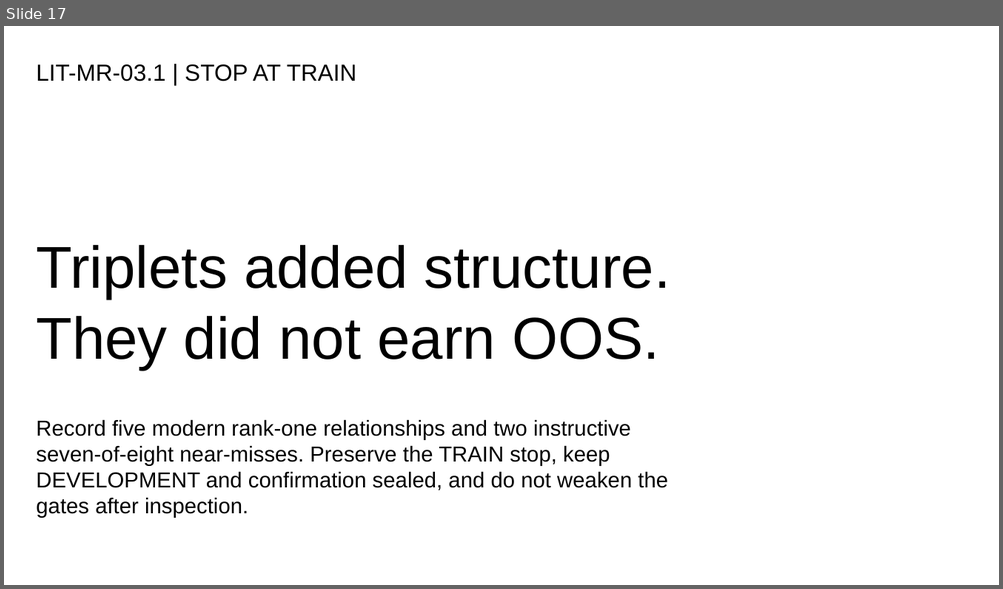
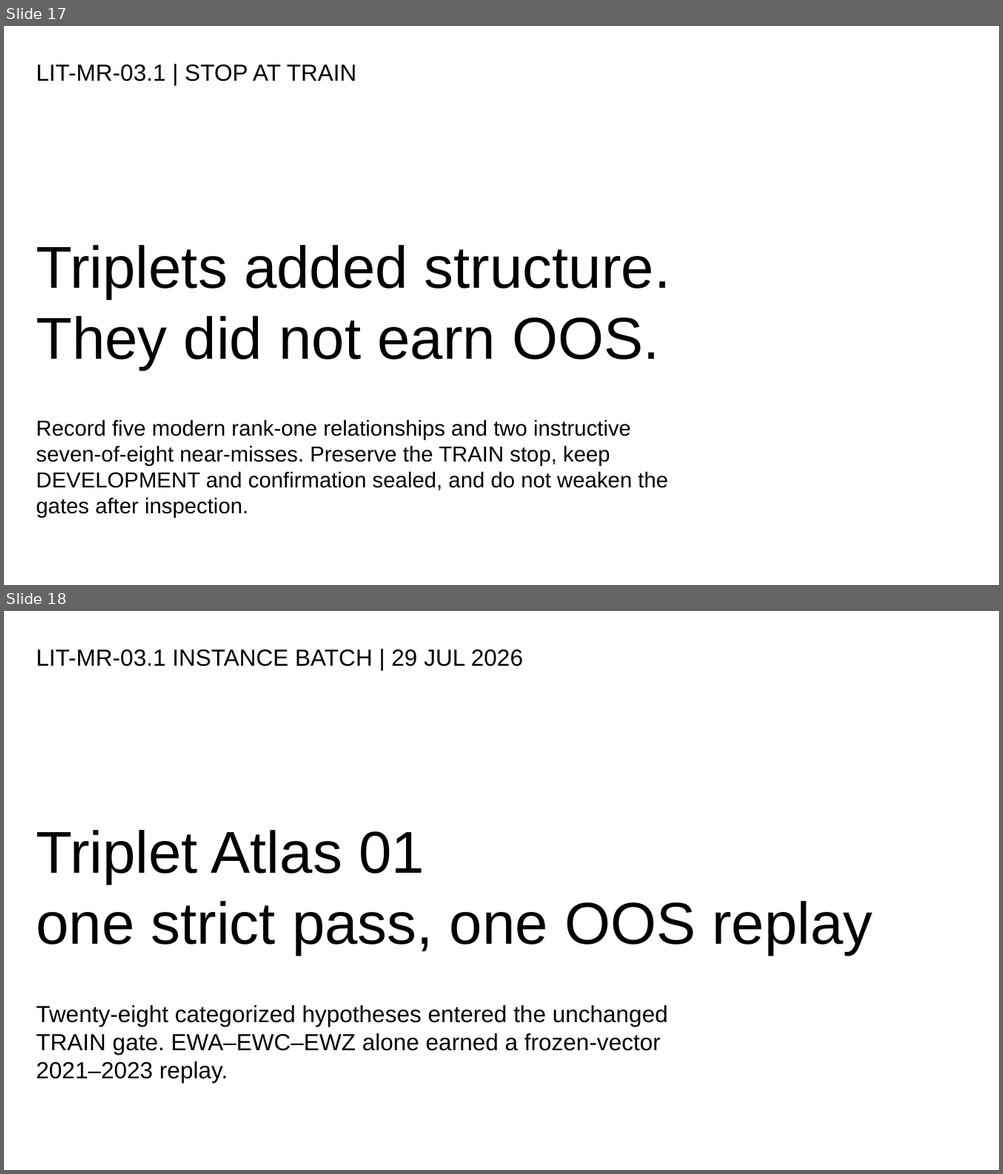
Before and after one commit to Francisc0Franc0/Time-Series-Modeling-Gen5, a slide deck: presentations/gen5_lit_mr_03_1_johansen_triplets_evidence.pptx. Shown one above the other, each under a label of ours: slide 17 before the commit, slides 17 and 18 after it. The pictures are 1003x589 and 1003x1174 pixels, drawn with LibreOffice and Linux fonts; fonts in the diff are those of the drawing. Boxes give left, top, right and bottom in pixels: in the first picture for what was removed or moved away, otherwise in the second. Text is boxed around its words. In the diff, an @@ line names an element or a change of style, - is before the commit and + after.

Commit message:
Add categorized triplet atlas and OOS replay

```diff
--- a/presentations/gen5_lit_mr_03_1_johansen_triplets_evidence.pptx
+++ b/presentations/gen5_lit_mr_03_1_johansen_triplets_evidence.pptx
@@ slide 18 added at [4,611,999,1170], background #FFFFFF @@
@@ text added at [36,649,523,667], 22.5 pt, text #000000 @@
+LIT-MR-03.1 INSTANCE BATCH | 29 JUL 2026
@@ text added at [36,830,872,955], 57 pt, text #000000 @@
+Triplet Atlas 01
+one strict pass, one OOS replay
@@ text added at [36,1005,668,1083], 22.5 pt, text #000000 @@
+Twenty-eight categorized hypotheses entered the unchanged TRAIN gate. EWA–EWC–EWZ alone earned a frozen-vector 2021–2023 replay.
```
Also in this commit, not shown: 7 other slides added, 11 other files.
